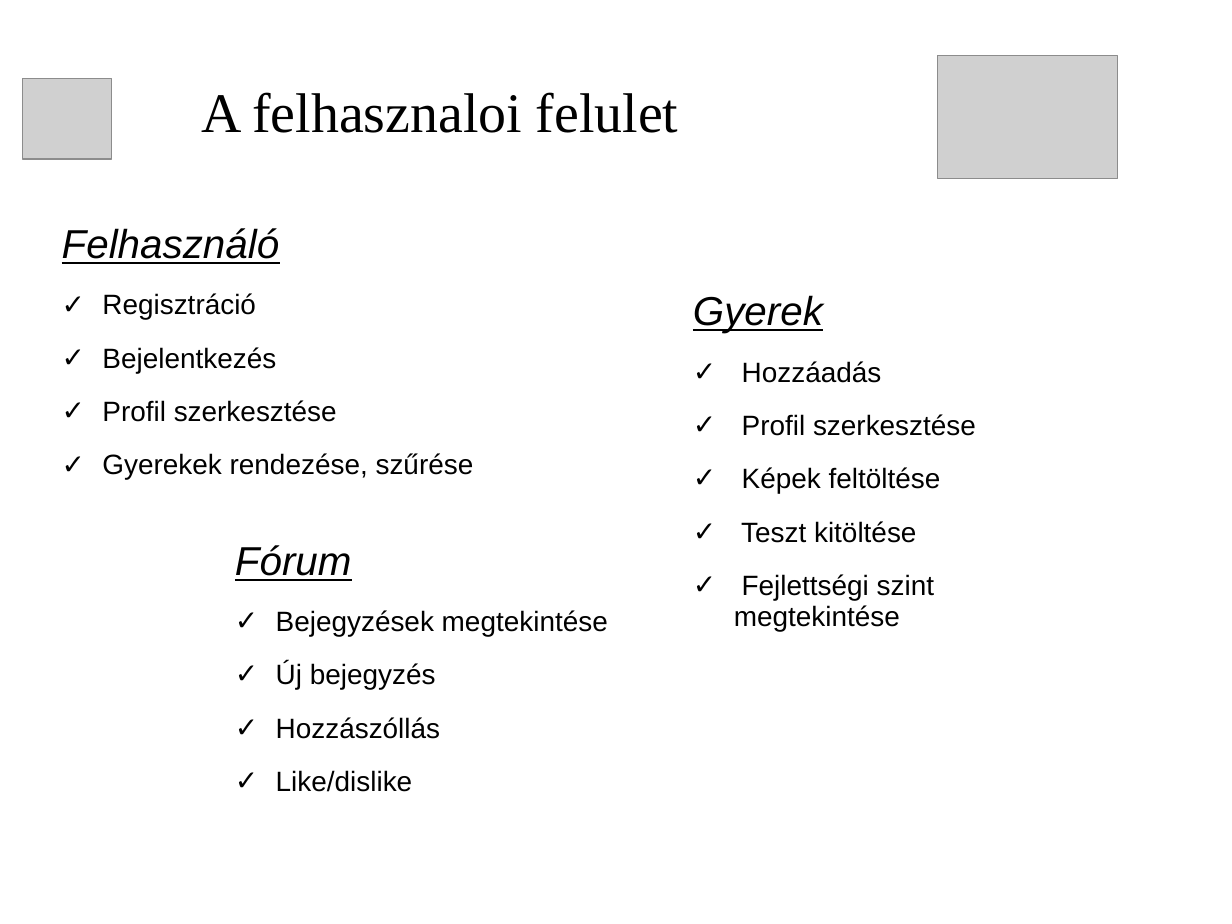
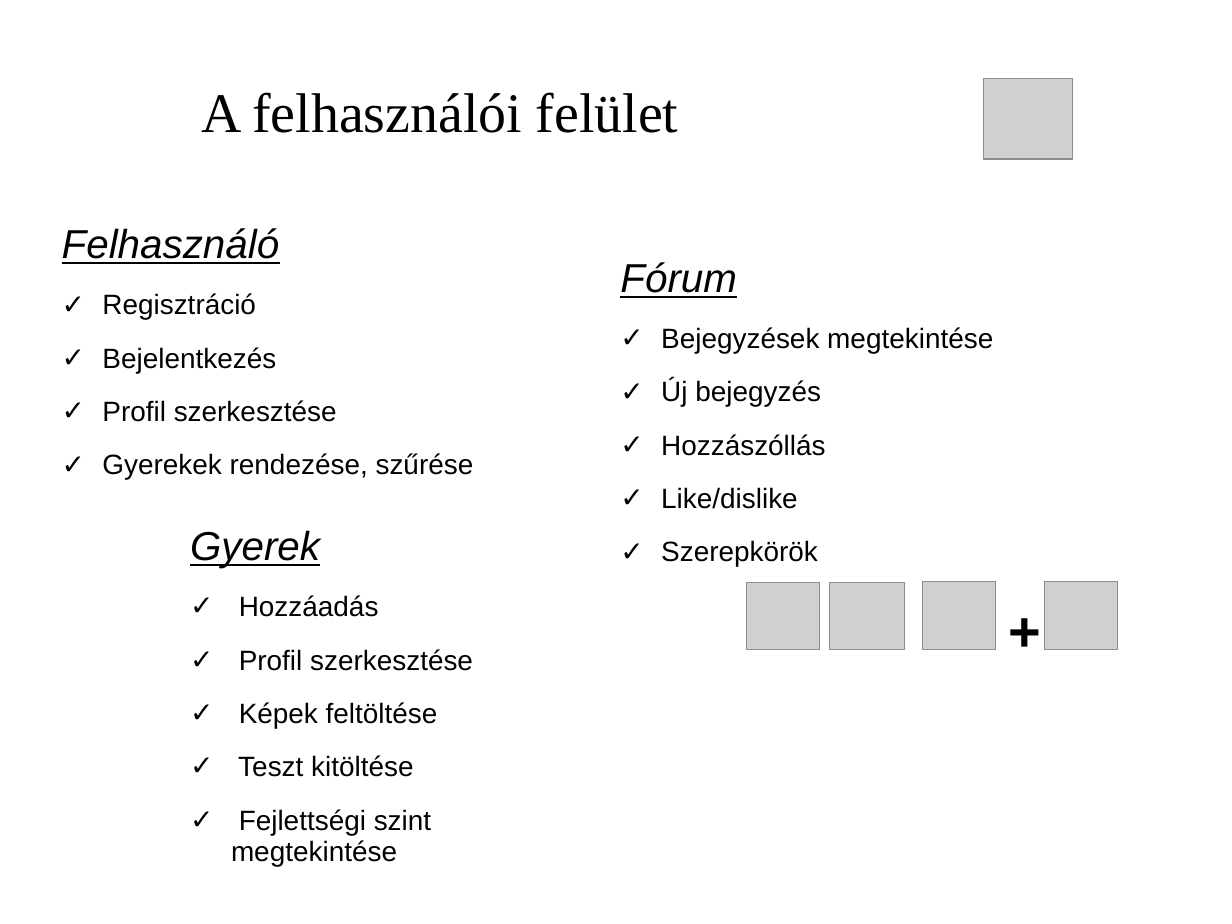
Before and after one commit to necrology27/babybook, a slide deck: slide 7 of prezentation/1. LeadingSoft_projekt.ppt. Drawn at 1232x924 pixels with LibreOffice and Linux fonts; fonts in the diff are those of the drawing; grey boxes stand for pictures; background and template pictures are left out. Boxes give left, top, right and bottom in pixels: in the first picture for what was removed or moved away, otherwise in the second. Text is boxed around its words. In the diff, an @@ line names an element or a change of style, - is before the commit and + after.

```diff
--- a/prezentation/1. LeadingSoft_projekt.ppt
+++ b/prezentation/1. LeadingSoft_projekt.ppt
@@ picture: place and size @@
-picture at bbox=[938, 56, 1118, 179]
+picture at bbox=[984, 78, 1073, 159]
@@ text at bbox=[201, 92, 678, 133]: text changed @@
-A felhasznaloi felulet
+A felhasználói felület
@@ text "Fórum": place and size @@
-text "Fórum" at bbox=[235, 545, 608, 792]
+text "Fórum" at bbox=[620, 262, 993, 567]
@@ text "Gyerek": place and size @@
-text "Gyerek" at bbox=[693, 295, 976, 631]
+text "Gyerek" at bbox=[190, 530, 473, 866]
@@ text at bbox=[661, 540, 818, 567]: paragraph added @@
+✓ Szerepkörök
@@ picture: place and size @@
-picture at bbox=[22, 78, 112, 159]
+picture at bbox=[747, 582, 819, 650]
@@ picture added at bbox=[830, 582, 904, 650] @@
@@ picture added at bbox=[923, 581, 996, 650] @@
@@ text added at bbox=[1008, 599, 1051, 638], 36 pt, text #000000, bold @@
++
@@ picture added at bbox=[1045, 581, 1118, 650] @@
```
Also in this commit, not shown: 3 other slides changed, 5 slides added, 6 slides removed, 11 other files.
